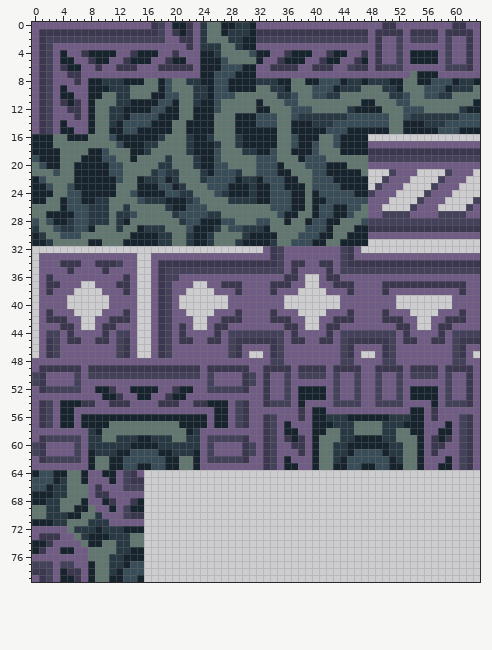
A sprite sheet gets an edit: Assets/Ressources/Tilemaps/Storage/Grounds_C/GroundsC.png. The first picture shows the starting point.
The file is 64x80 pixels.
Now the later version:
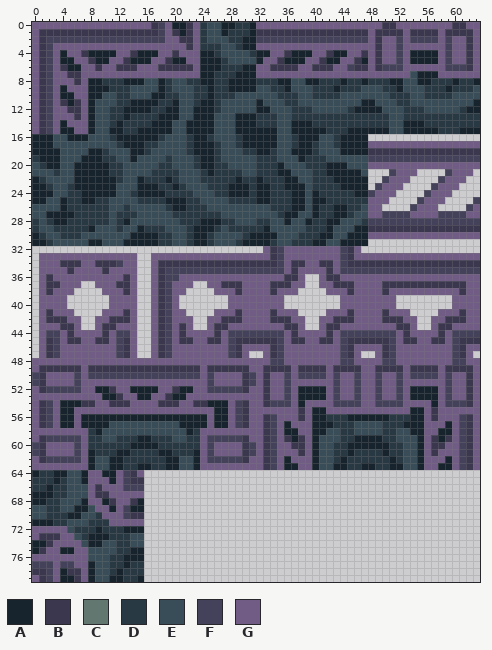
Palette (. is transparent): A #18242d  B #3a374e  C #62776f  D #293943  E #384d57  F #44415a  G #705c84
From old to new:
Changed rows in their new state; - is an unchanged pixel.
first column x 0:
 0 -------------------------EE-------------------------------------
 1 -------------------------EE-------------------------------------
 2 -------------------------EEE------------------------------------
 3 ---------------------------EE-----------------------------------
 4 ---------------------------EEEED--------------------------------
 5 ---------------------------DEEEE--------------------------------
 6 ---------------------------DDD----------------------------------
 7 --------------------------DDD-------------------------E---------
 8 ----------------EE-DEE----DD---------EE--DDD---------EE--DDD----
 9 --------------EEEE-DEEE---DD----EE---EEEDDD----EEE---EEEDDD----E
10 ----------EE--EEE--DDEE---DDDEEEEEE--DEEDD--EEEEEEE--DEEDD--EEEE
11 ---------EEE------DD-EE---DEEEEE-EEEDDEEEEEEEEE--EEEDDEEEEEEEEE-
12 ---------EE------DD--EE---DEEEEE--EEEDDDEEEEE-----EEEDDDEEEEE---
13 ---------EE---DDDD---EE---EEE---DDDEED-------DDDDDDEED-------DDD
14 ---------EE--DDDD---EE----EEE---DDDEE------DDDDDDDDEE------DDDDD
15 ---------EE--DD-----EE----EEE------EE-----DDD------EE-----DDD---
16 ---EE---EEED-------EEE----EEE------EED---EED--------------------
17 ---EEEEEEEEED-----EEEE-----EE------EED--DEED--------------------
18 ----EEEE--DEEE---EEEEE----DEEE----DEE---DEEE--------------------
19 D---EEE---DDEE-EEEE-EEE---DEEEEEDDDEEE-DDDEEEEEE----------------
20 ED--EE-----DDEEEEE--EEE---DDEEEEDDD-EEEDDD---EEE----------------
21 EEEDEE-----DDEEEE-D--EEE--DDD-EEDDD--EEEDD-----E----------------
22 -DEEEE------DEE---D--EEE-DDDD----DDD--EEDDD---------------------
23 --DEED------EEE---DD--EEEDDD------DD---EDDDD--------------------
24 ---EEDD-----EED----DD--EEED-------DDD--E-DDDDD------------------
25 --EE-DD----EEEED-------DEEEE------DDD--E--DDDDDD----------------
26 EEEE-DDD---EE-EEEEE---DDDEEEEEEEEEDDD--E-DD--DDE----------------
27 EE----DD---E--DEEEEE-DDDD--EEEEEEEED--EE-DD--DEE----------------
28 DED---DD---E--EEEEEEE-DD---DDEEEDDEE-EE-DD--EEED----------------
29 -EED--DD-EEE-EE----EEED----EDD----EEEEEDDD-EEE------------------
30 --EEDDDEEEEEEE------EE----EEEE-----EEEDDD--EE-------------------
31 ---EEEEE--EEE-------EE----EEE------EEDDD--EE--------------------
first column x 0:
57 -----------EEEEEEEEEE-------------------------EEEE-----
58 ----------EEEEEEEEEEEE--------------------EE--EEEE--EE-
59 ----------EE--------EE-------------------EEE--------EEE
60 -----------------------------------------EE----------EE
61 --------------DDDD-----------------------EE---DDDD---EE
62 ---------EE--DDDDDD--EE------------------EE--DDDDDD--EE
63 ---------EE--DD--DD--EE------------------EE--DD--DD--EE
64 -DD--EE------------------------------------------------
65 DDD--EE------------------------------------------------
66 DD---EEE-----------------------------------------------
67 -----EEE-----------------------------------------------
68 ----EEE------------------------------------------------
69 EE--EE--E----------------------------------------------
70 EE-----EE----------------------------------------------
71 -----EEE-----------------------------------------------
72 -----E-------------------------------------------------
73 ------E-------EE---------------------------------------
74 -------E--EE--EE---------------------------------------
75 --------EEEE-------------------------------------------
76 --------EEE--------------------------------------------
77 ---------EE---DD---------------------------------------
78 ---------EE--DDD---------------------------------------
79 ---------EE--DD----------------------------------------
Boxes around the changes in both pictures, in picture pixels (x1, y1, x2, y2):
changed: (32, 22, 480, 246)
changed: (32, 421, 193, 582)
changed: (319, 421, 417, 470)
